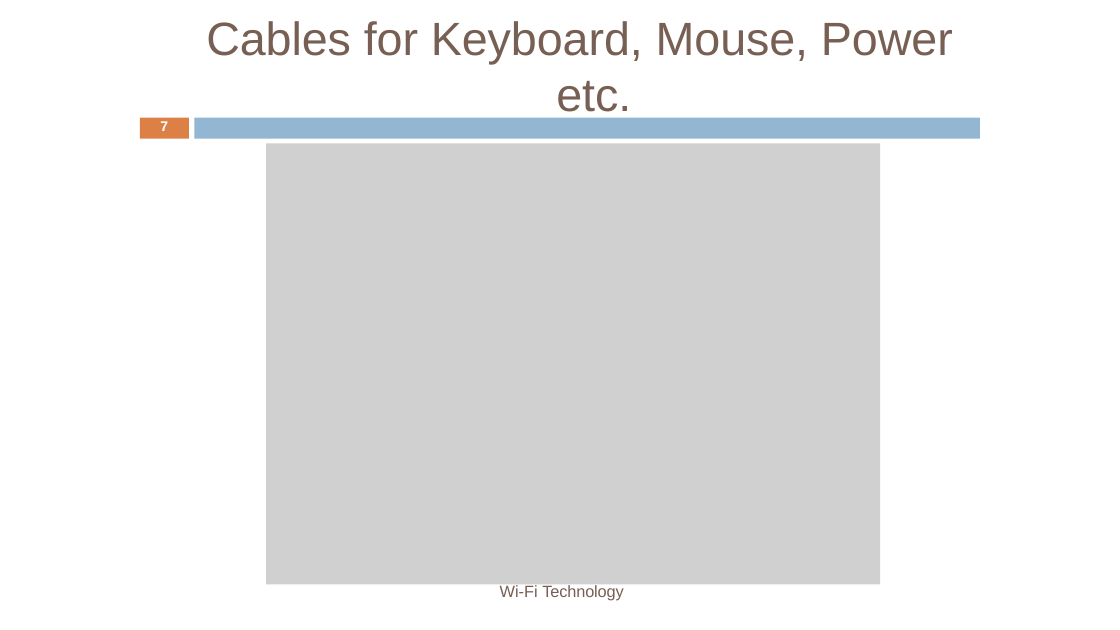
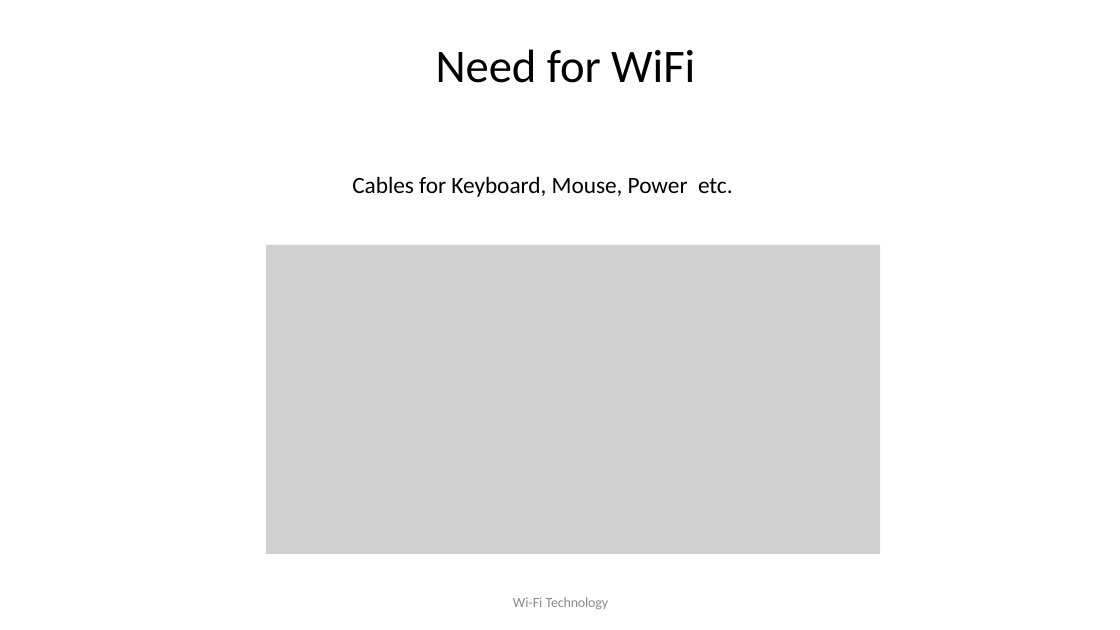
Before and after one commit to sudharsan2000/probot2020, a slide deck: slide 2 of Session PPTs/Seesion2 Node.pptx (slide 6 before the commit). Drawn at 1120x630 pixels with LibreOffice and Linux fonts; fonts in the diff are those of the drawing; grey boxes stand for pictures. Boxes give left, top, right and bottom in pixels: in the first picture for what was removed or moved away, otherwise in the second. Text is boxed around its words. In the diff, an @@ line names an element or a change of style, - is before the commit and + after.

```diff
--- a/Session PPTs/Seesion2 Node.pptx
+++ b/Session PPTs/Seesion2 Node.pptx
@@ title "Need for WiFi" at (x1=436, y1=49, x2=695, y2=83): vertical alignment top to middle @@
@@ title at (x1=436, y1=49, x2=695, y2=83): text changed; font Arial to Calibri; text colour #775F54 to #000000 @@
-Cables for Keyboard, Mouse, Power etc.
+Need for WiFi
@@ freeform shape removed at (x1=140, y1=118, x2=189, y2=139) @@
@@ freeform shape removed at (x1=194, y1=118, x2=980, y2=139) @@
@@ text removed at (x1=160, y1=121, x2=168, y2=131) @@
-7
@@ text added at (x1=352, y1=176, x2=733, y2=197), 20 pt, text #000000 @@
+Cables for Keyboard, Mouse, Power etc.
@@ picture resized from (x1=266, y1=144, x2=881, y2=585) to (x1=266, y1=245, x2=881, y2=554) @@
@@ picture resized from (x1=284, y1=161, x2=844, y2=549) to (x1=293, y1=258, x2=854, y2=518) @@
@@ text "Wi-Fi Technology" moved from (x1=500, y1=585, x2=623, y2=601) to (x1=513, y1=597, x2=609, y2=610) @@
@@ text "Wi-Fi Technology" at (x1=513, y1=597, x2=609, y2=610): size 14 to 12 pt, font Arial to Calibri, text colour #775F54 to #8C8C8C; alignment left to centre; vertical alignment top to middle @@
```
Also in this commit, not shown: 10 other slides changed, 13 slides added, 7 slides removed, 1 other file.
